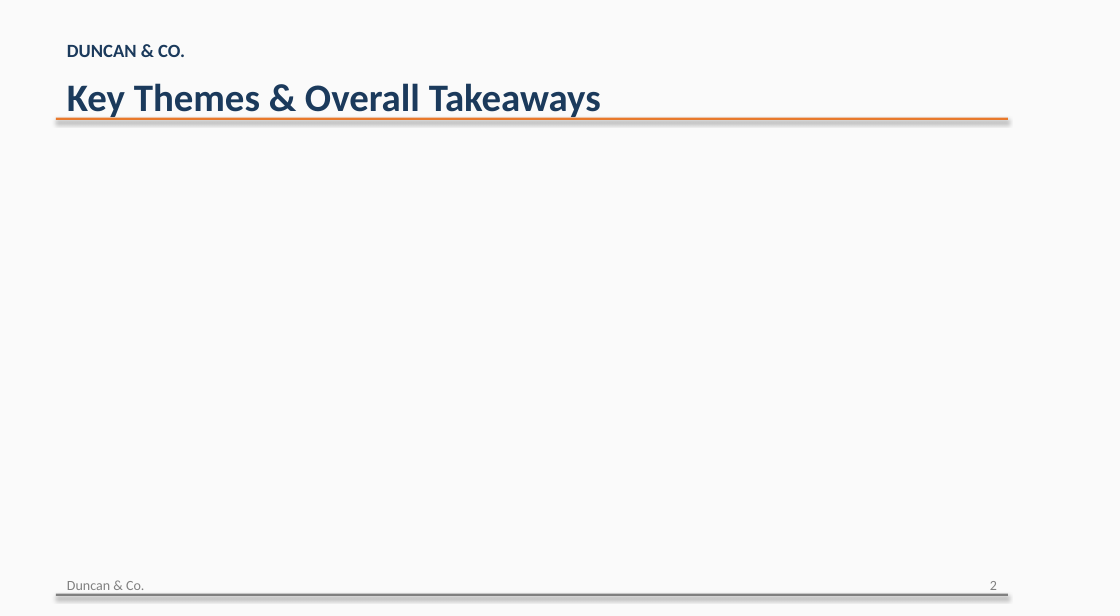
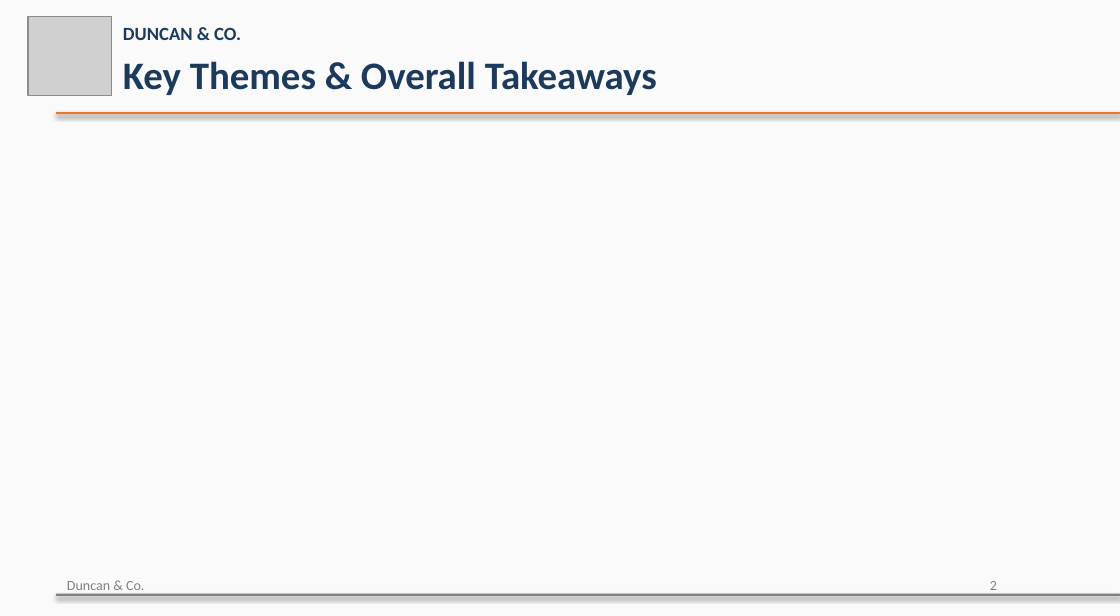
Before and after one commit to carolinedunc/notes-to-slide-deck-skill, a slide deck: slide 2 of example/template_test.pptx. Drawn at 1120x616 pixels with LibreOffice and Linux fonts; fonts in the diff are those of the drawing; grey boxes stand for pictures. Boxes give left, top, right and bottom in pixels: in the first picture for what was removed or moved away, otherwise in the second. Text is boxed around its words. In the diff, an @@ line names an element or a change of style, - is before the commit and + after.

Commit message:
Add logo asset, insert to slides, refine spacing

```diff
--- a/example/template_test.pptx
+++ b/example/template_test.pptx
@@ picture added at (28, 17, 112, 95) @@
@@ text "DUNCAN & CO.": place and size @@
-text "DUNCAN & CO." at (67, 44, 185, 57)
+text "DUNCAN & CO." at (123, 27, 241, 40)
@@ text "Key Themes & Overall Takeaways": place and size @@
-text "Key Themes & Overall Takeaways" at (67, 83, 601, 120)
+text "Key Themes & Overall Takeaways" at (123, 61, 657, 95)
@@ rectangle: place and size @@
-rectangle at (56, 118, 1008, 120)
+rectangle at (56, 112, 1120, 114)
@@ rectangle: place and size @@
-rectangle at (56, 594, 1008, 596)
+rectangle at (56, 594, 1120, 596)
```
Also in this commit, not shown: 1 other slide changed, 2 other files.
